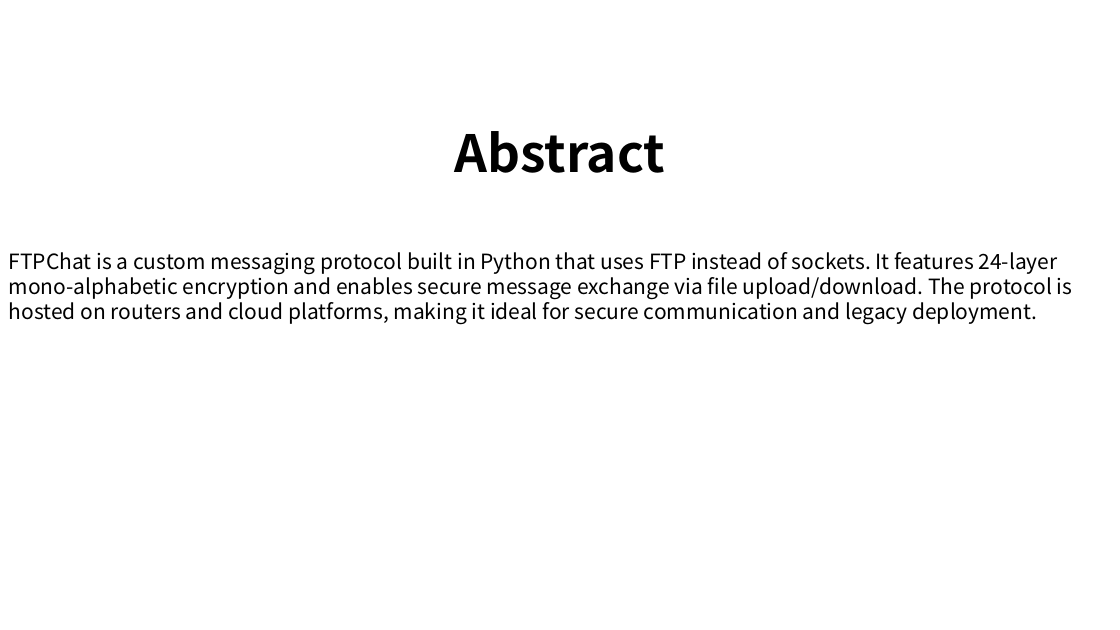
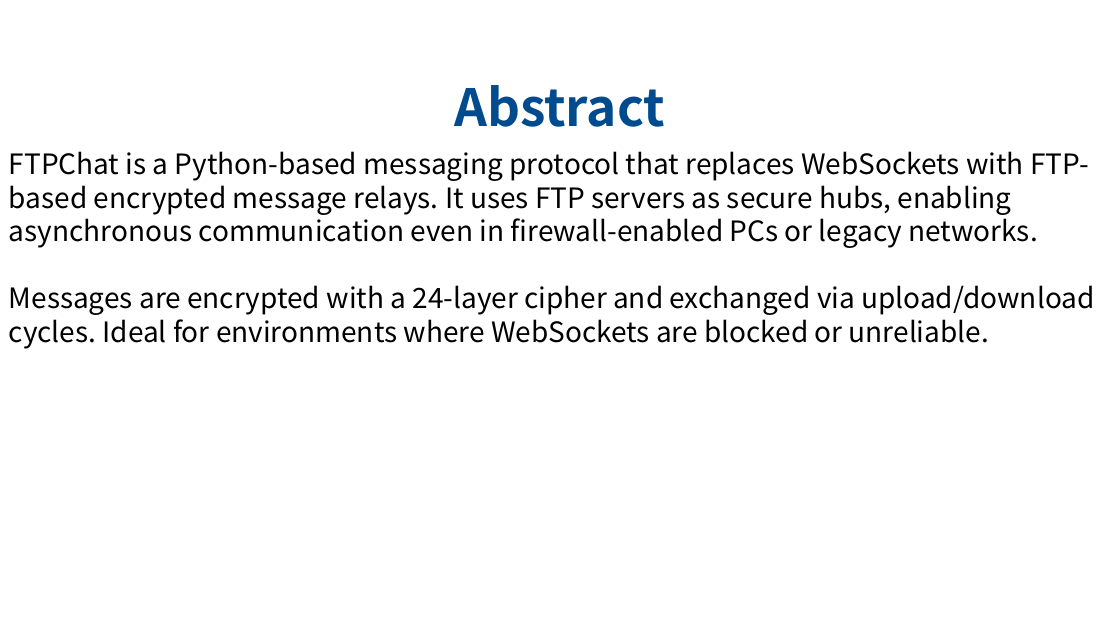
Before and after one commit to ahmedomar2014/FTPChat, a slide deck: slide 10 of Documentation/ISEF/Poster.pptx. Drawn at 1120x630 pixels with LibreOffice and Linux fonts; fonts in the diff are those of the drawing. Boxes give left, top, right and bottom in pixels: in the first picture for what was removed or moved away, otherwise in the second. Text is boxed around its words. In the diff, an @@ line names an element or a change of style, - is before the commit and + after.

```diff
--- a/Documentation/ISEF/Poster.pptx
+++ b/Documentation/ISEF/Poster.pptx
@@ text "Abstract": place and size @@
-text "Abstract" at (454, 131, 665, 173)
+text "Abstract" at (454, 85, 665, 127)
@@ text "Abstract" at (454, 85, 665, 127): text colour #000000 to #004A8E @@
@@ text at (9, 151, 1094, 349): text changed; size 18 to 24 pt @@
-FTPChat is a custom messaging protocol built in Python that uses FTP instead of sockets. It features 24-layer mono-alphabetic encryption and enables secure message exchange via file upload/download. The protocol is hosted on routers and cloud platforms, making it ideal for secure communication and legacy deployment.
+FTPChat is a Python-based messaging protocol that replaces WebSockets with FTP-based encrypted message relays. It uses FTP servers as secure hubs, enabling asynchronous communication even in firewall-enabled PCs or legacy networks.
+Messages are encrypted with a 24-layer cipher and exchanged via upload/download cycles. Ideal for environments where WebSockets are blocked or unreliable.
```
Also in this commit, not shown: 11 other slides changed, 15 other files.
